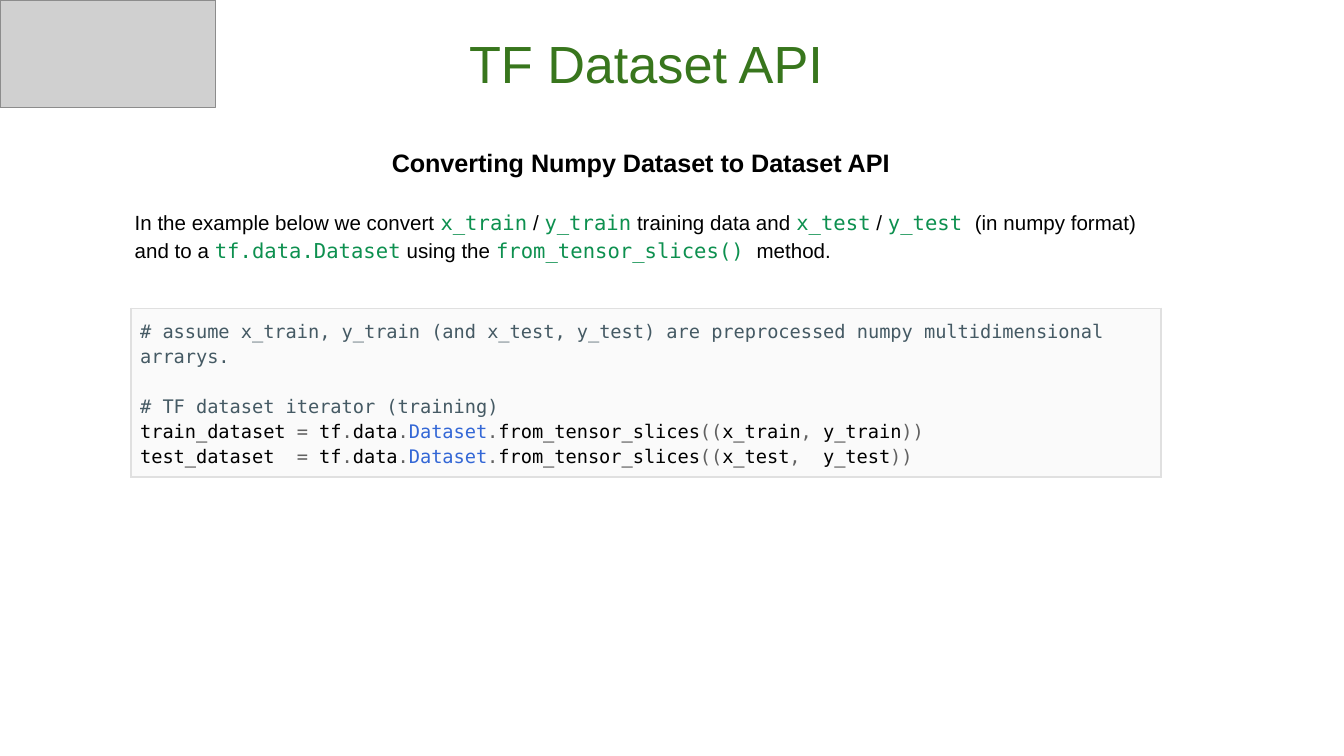
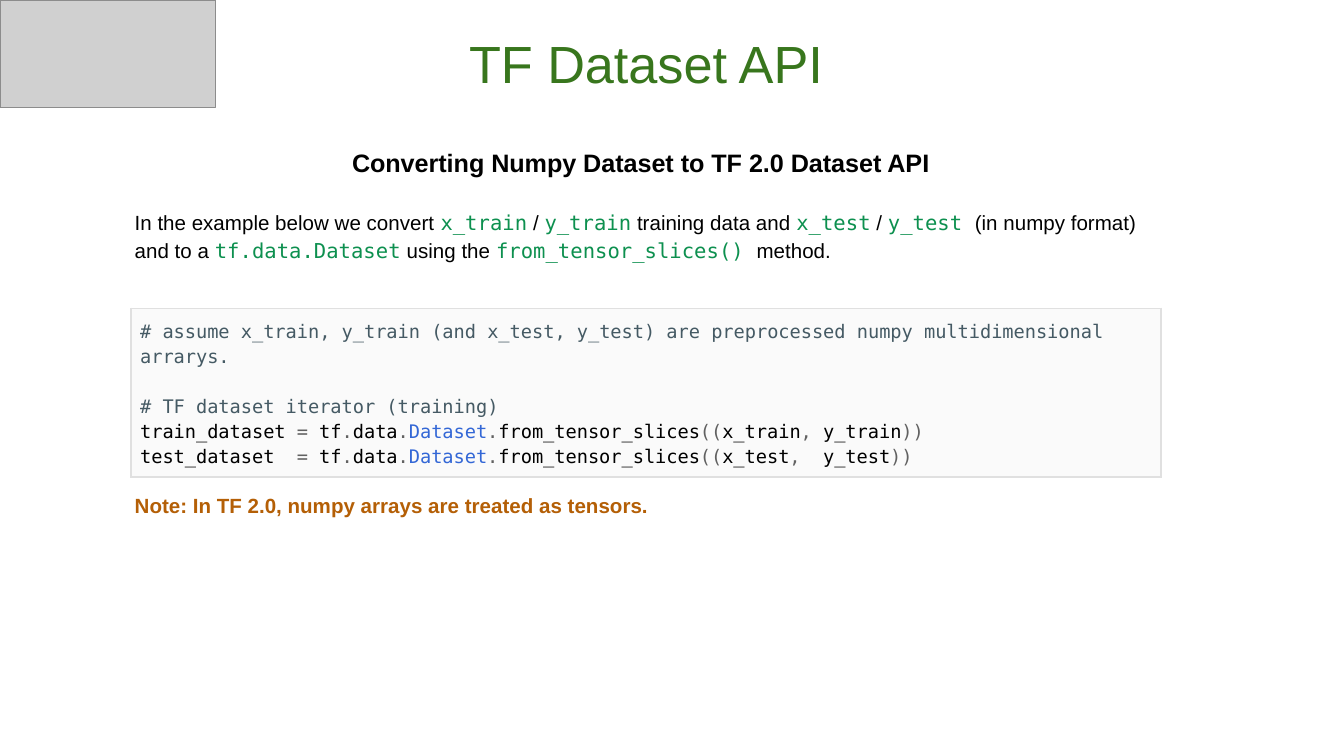
Before and after one commit to GoogleCloudPlatform/keras-idiomatic-programmer, a slide deck: slide 8 of workshops/Production/The Idiomatic Programmer - Production - Workshop.pptx. Drawn at 1344x756 pixels with LibreOffice and Linux fonts; fonts in the diff are those of the drawing; grey boxes stand for pictures. Boxes give left, top, right and bottom in pixels: in the first picture for what was removed or moved away, otherwise in the second. Text is boxed around its words. In the diff, an @@ line names an element or a change of style, - is before the commit and + after.

```diff
--- a/workshops/Production/The Idiomatic Programmer - Production - Workshop.pptx
+++ b/workshops/Production/The Idiomatic Programmer - Production - Workshop.pptx
@@ text at <box>352,153,929,178</box>: text changed @@
-Converting Numpy Dataset to Dataset API
+Converting Numpy Dataset to TF 2.0 Dataset API
@@ text at <box>135,498,648,518</box>: paragraph added @@
+Note: In TF 2.0, numpy arrays are treated as tensors.
```
Also in this commit, not shown: 10 other slides changed, 10 slides added, 1 slide removed.
